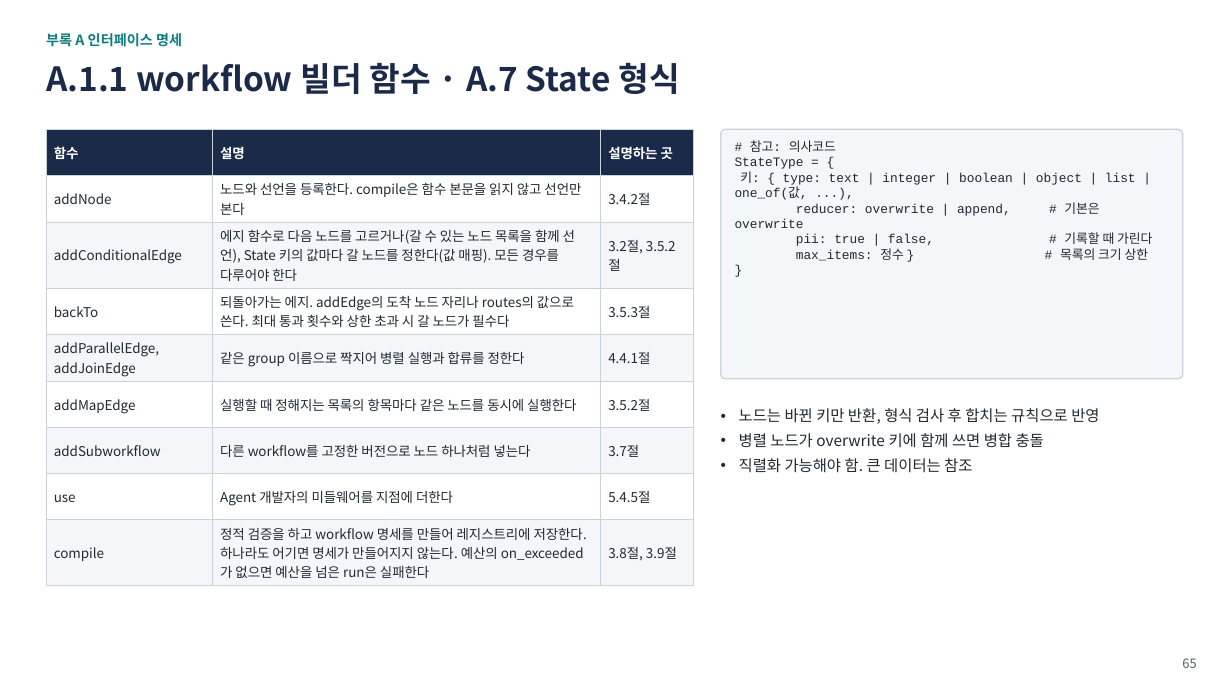
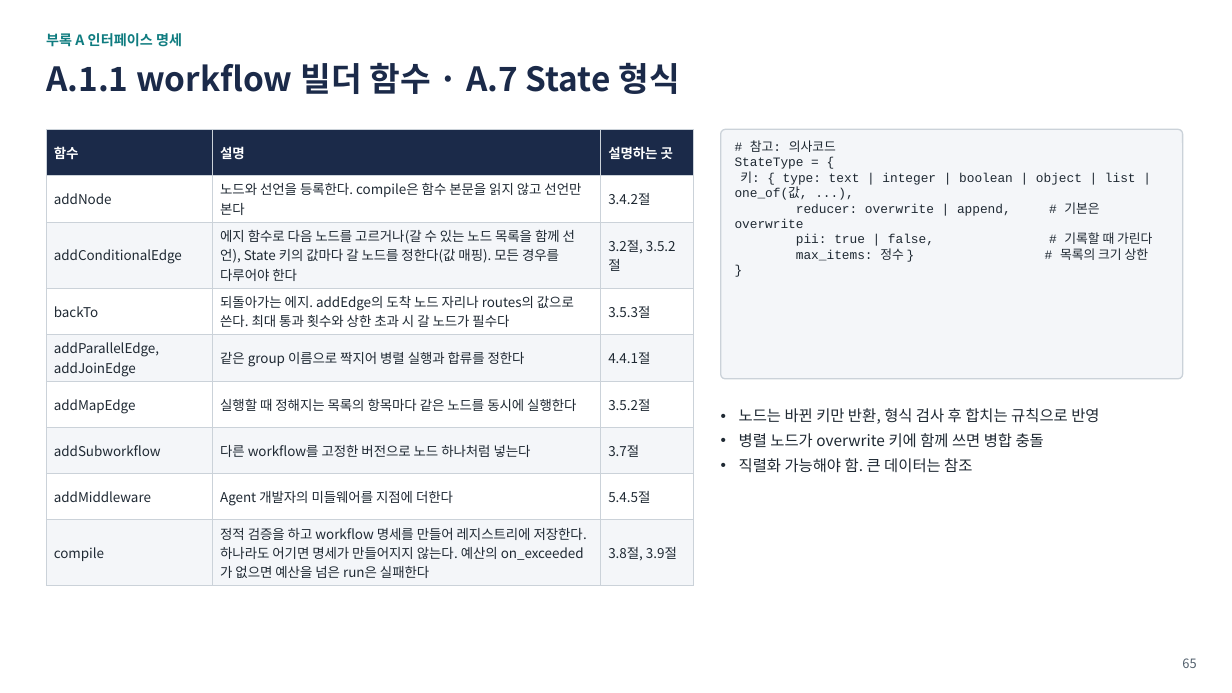
Before and after one commit to iwindfree/ai-agent-framework-architecture, a slide deck: slide 65 of AI_Agent_Workflow_Framework_Summary.pptx. Drawn at 1232x693 pixels with LibreOffice and Linux fonts; fonts in the diff are those of the drawing. Boxes give left, top, right and bottom in pixels: in the first picture for what was removed or moved away, otherwise in the second. Text is boxed around its words. In the diff, an @@ line names an element or a change of style, - is before the commit and + after.

```diff
--- a/AI_Agent_Workflow_Framework_Summary.pptx
+++ b/AI_Agent_Workflow_Framework_Summary.pptx
@@ table at (46,129,693,582) @@
-row 8, column 1: use
+row 8, column 1: addMiddleware
```
Also in this commit, not shown: 1 other slide changed, 1 other file.
